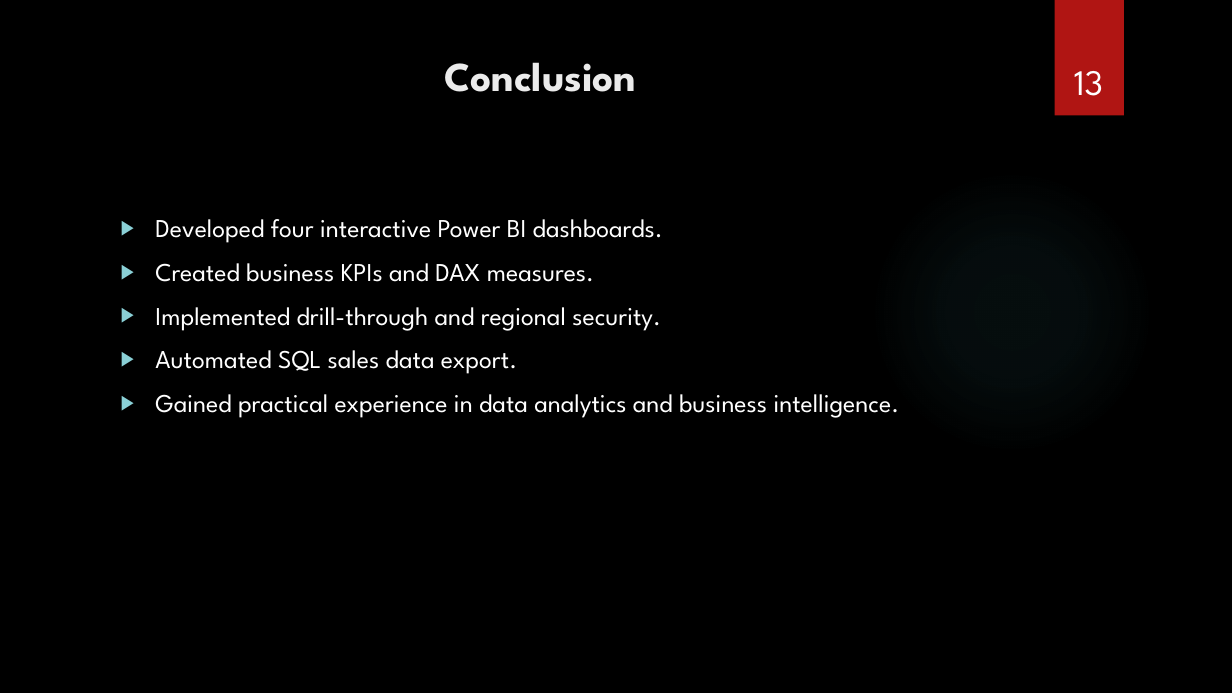
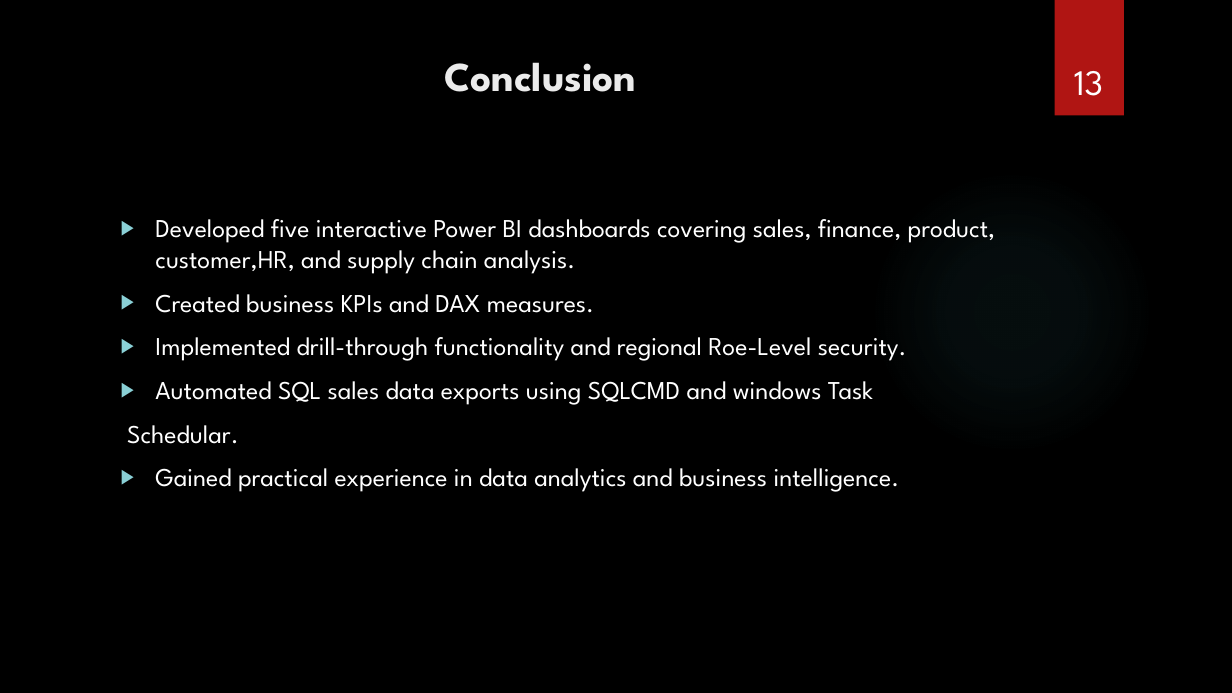
Before and after one commit to kushalahari24/DA-01-Enterprise-BI-Suite, a slide deck: slide 13 of DA01_Project_Presentation.pptx. Drawn at 1232x693 pixels with LibreOffice and Linux fonts; fonts in the diff are those of the drawing; background and template pictures are left out. Boxes give left, top, right and bottom in pixels: in the first picture for what was removed or moved away, otherwise in the second. Text is boxed around its words. In the diff, an @@ line names an element or a change of style, - is before the commit and + after.

```diff
--- a/DA01_Project_Presentation.pptx
+++ b/DA01_Project_Presentation.pptx
@@ text at [155,219,996,274]: text changed @@
-▶ Developed four interactive Power BI dashboards.
+▶ Developed five interactive Power BI dashboards covering sales, finance, product, customer,HR, and supply chain analysis.
@@ text at [127,337,907,444]: text changed @@
-▶ Implemented drill-through and regional security.
-▶ Automated SQL sales data export.
+▶ Implemented drill-through functionality and regional Roe-Level security.
+▶ Automated SQL sales data exports using SQLCMD and windows Task
+Schedular.
```
Also in this commit, not shown: 1 other slide changed, 6 other files.
